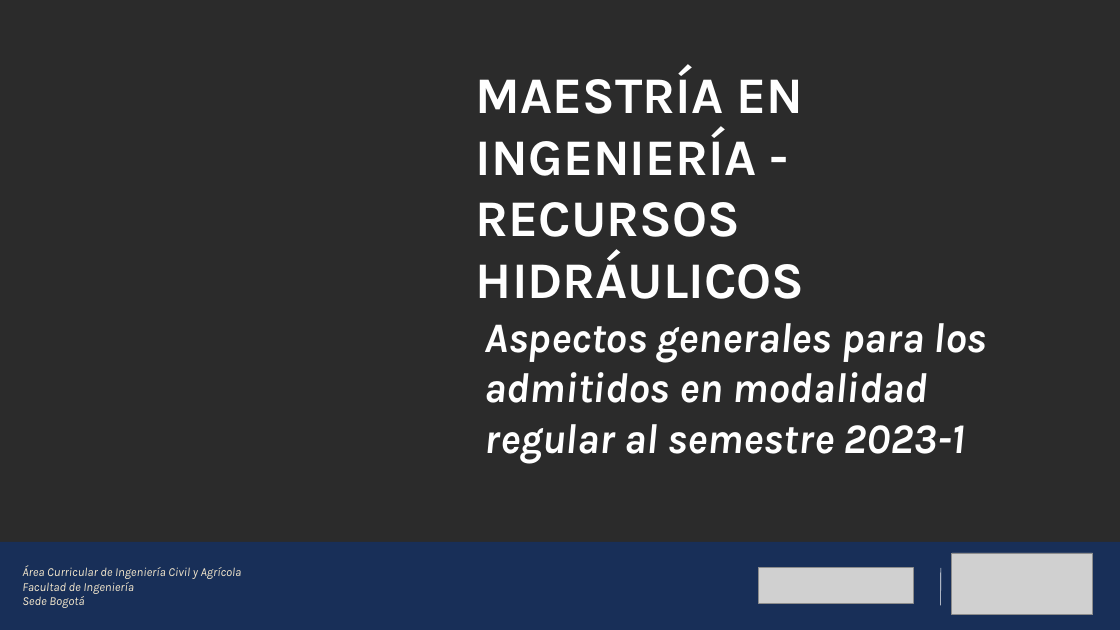
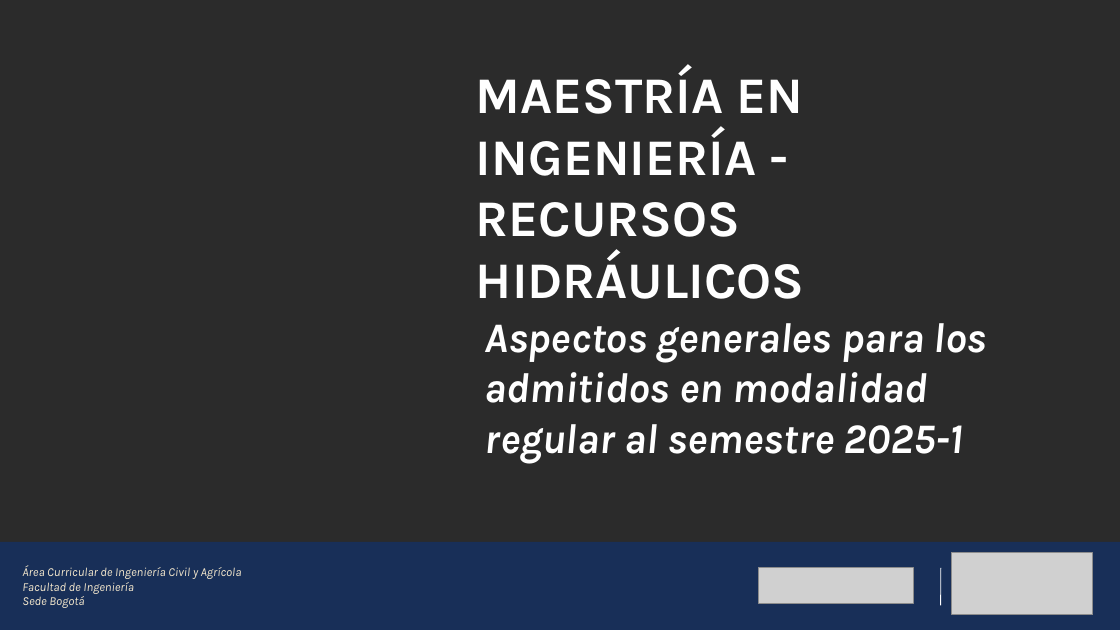
Before and after one commit to lamhydro/seminarI, a slide deck: slide 1 of lecs/unit01/1.Presentación posgrados 2023-1S MRH.pptx. Drawn at 1120x630 pixels with LibreOffice and Linux fonts; fonts in the diff are those of the drawing; grey boxes stand for pictures; background and template pictures are left out; a plain dark background stands for a picture behind light text. Boxes give left, top, right and bottom in pixels: in the first picture for what was removed or moved away, otherwise in the second. Text is boxed around its words. In the diff, an @@ line names an element or a change of style, - is before the commit and + after.

```diff
--- a/lecs/unit01/1.Presentación posgrados 2023-1S MRH.pptx
+++ b/lecs/unit01/1.Presentación posgrados 2023-1S MRH.pptx
@@ text at (484, 323, 987, 464): text changed @@
-Aspectos generales para los admitidos en modalidad regular al semestre 2023-1
+Aspectos generales para los admitidos en modalidad regular al semestre 2025-1
@@ line (941, 568) - (941, 606): stroke #FFFFFF 0.5 pt to #FFFFFF 0.75 pt @@
```
Also in this commit, not shown: 16 other slides changed, 6 other files.
